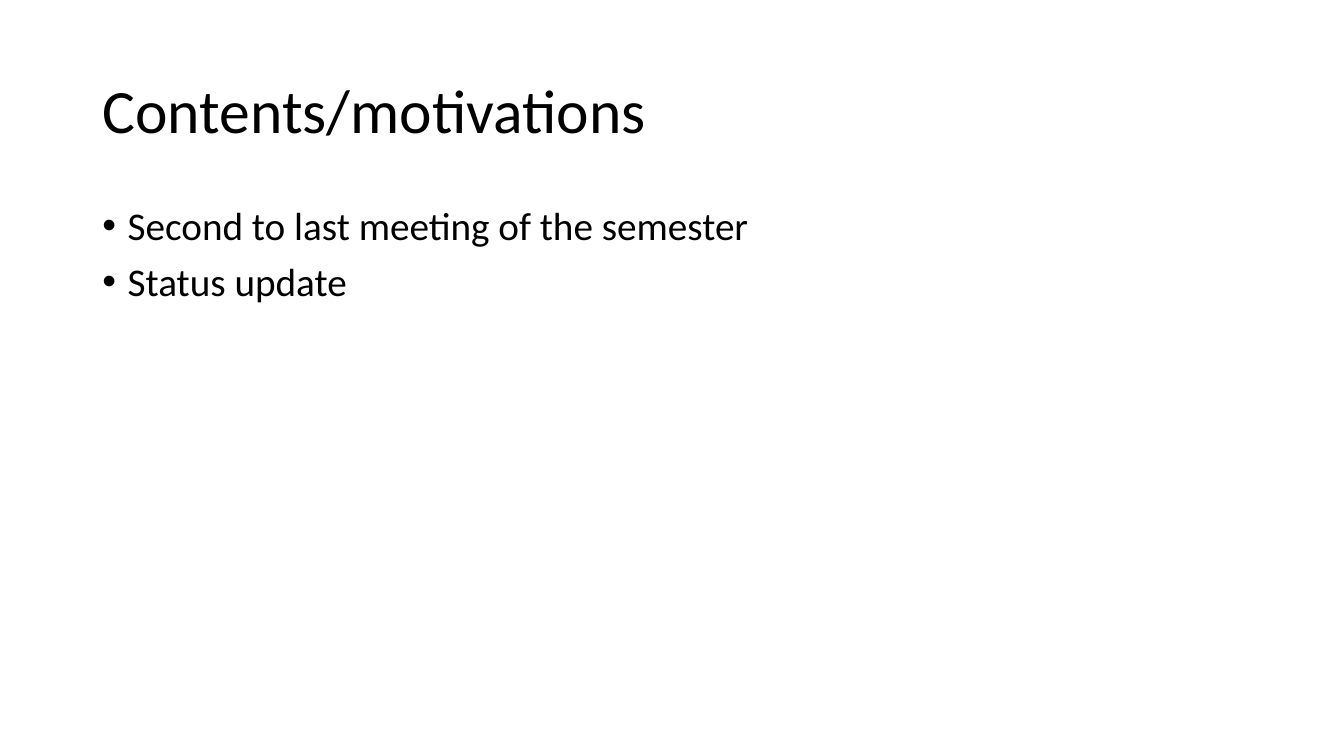
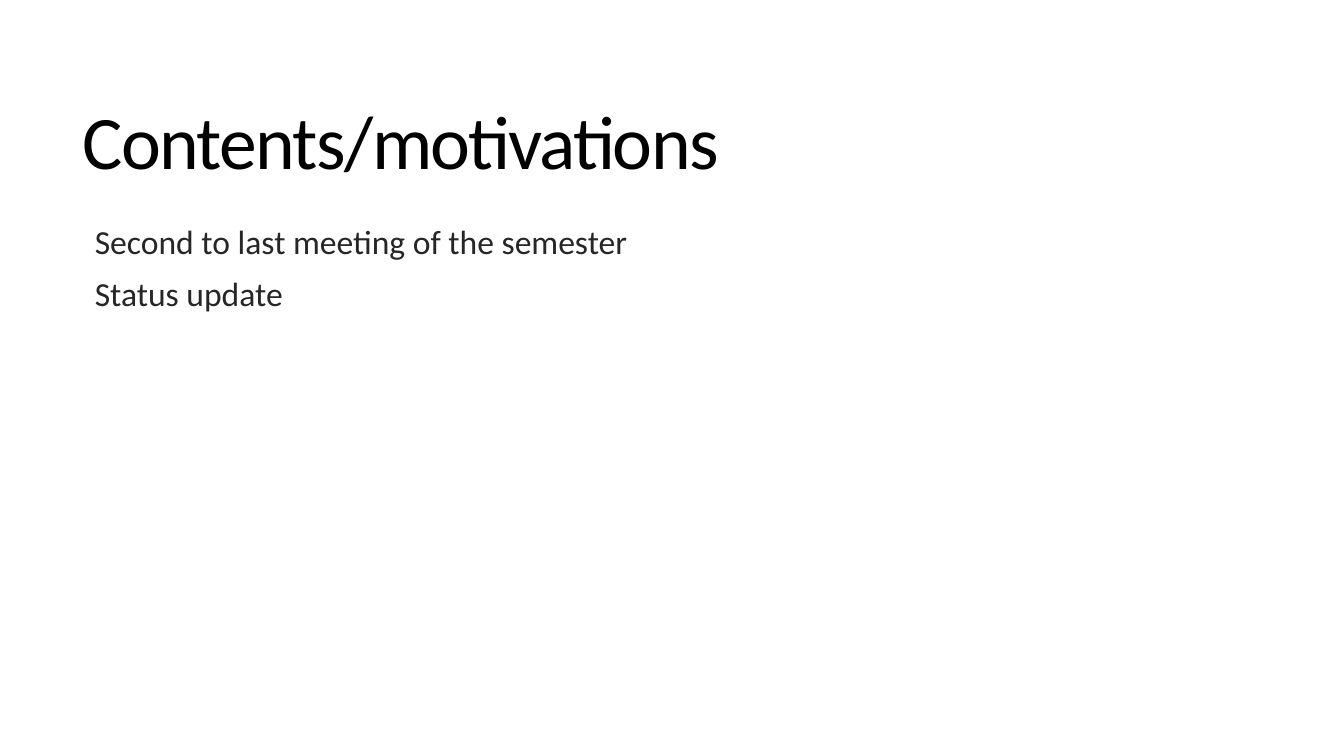
Before and after one commit to sjurmsc/MSC2023, a slide deck: slide 2 of Meeting Presentations/03.11.2022_General_meeting.pptx. Drawn at 1344x756 pixels with LibreOffice and Linux fonts; fonts in the diff are those of the drawing. Boxes give left, top, right and bottom in pixels: in the first picture for what was removed or moved away, otherwise in the second. Text is boxed around its words. In the diff, an @@ line names an element or a change of style, - is before the commit and + after.

Commit message:
Added powerpoint for meeting 3.11

```diff
--- a/Meeting Presentations/03.11.2022_General_meeting.pptx
+++ b/Meeting Presentations/03.11.2022_General_meeting.pptx
@@ title "Contents/motivations": place and size @@
-title "Contents/motivations" at (102, 90, 645, 136)
+title "Contents/motivations" at (83, 116, 719, 173)
@@ title "Contents/motivations" at (83, 116, 719, 173): size 44 to 54 pt, letter spacing 0 to -1.2 pt; line spacing 0.9 to 0.85 @@
@@ text "Second to last meeting of ...": place and size @@
-text "Second to last meeting of ..." at (128, 212, 748, 303)
+text "Second to last meeting of ..." at (95, 230, 627, 312)
@@ text "Second to last meeting of ..." at (95, 230, 627, 312): size 28 to 24 pt, text colour #000000 to #262626; bullet • to  ; line spacing 0.9 to 0.85; more space between paragraphs @@
```
Also in this commit, not shown: 2 other slides changed, 6 slides added, 1 other file.
